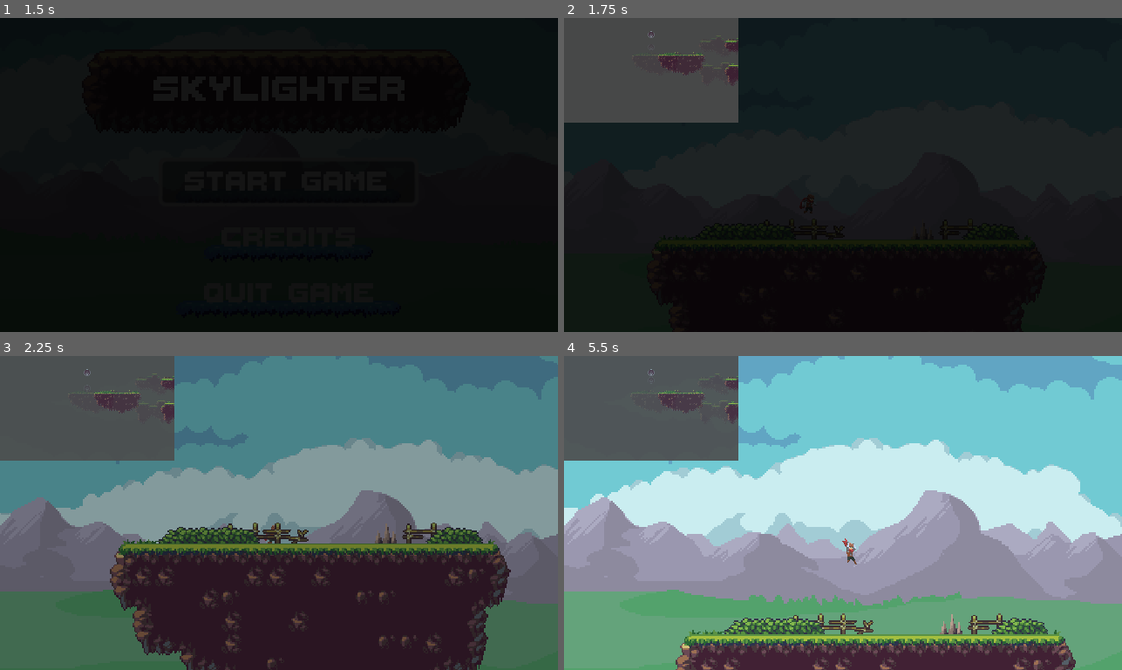
Above: before the commit, frames 1-4 (two rows, left to right).
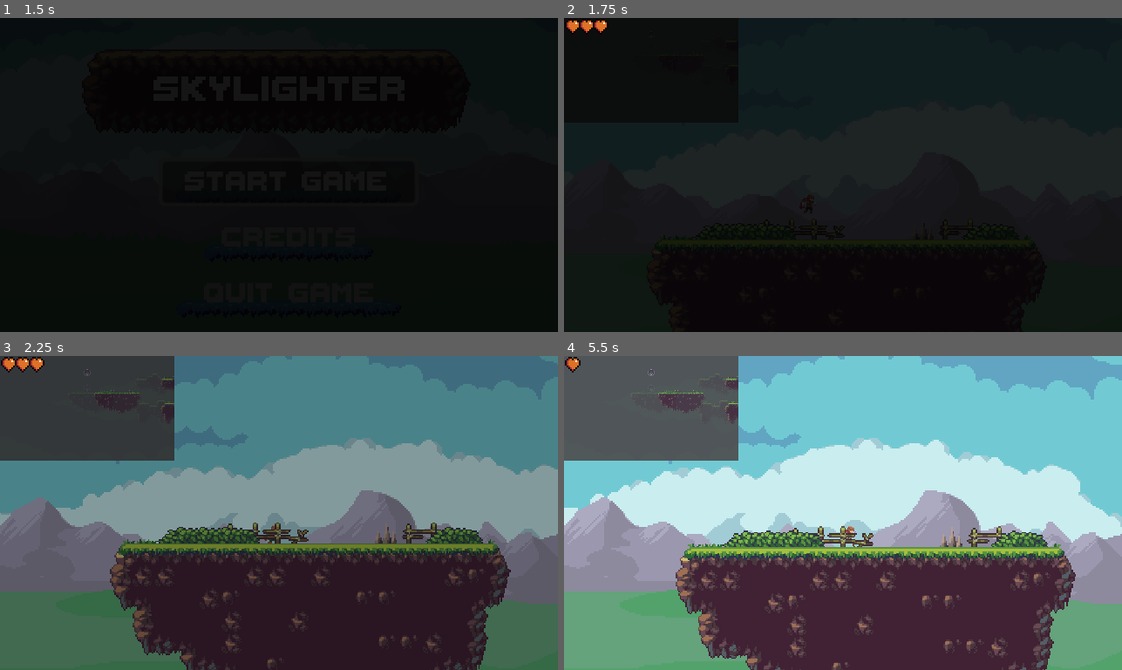
Above: after the commit, the same moments.

Repository: strangerthandev115/HackMT2024
Game: Godot game, scene res://scenes/main/main.tscn
Same seed, same stepped clock (60 frames per second), same inputs: the game is played once before the commit and once after it.
Inputs:
- Up to frame 1 (1.5 s): click "Start Game" at 0.5 s; click "Start Game" at 1.25 s
- Up to frame 2 (1.75 s): no input
- Up to frame 3 (2.25 s): hold D (right) from 2.03 s (still down); hold C (crouch) from 2.03 s (still down)
- Up to frame 4 (5.5 s): tap Space (jump) at 2.27, 2.57, 3.02, 3.05, 3.32, 3.6, 4.52, 4.82, 5.27, 5.3 s; tap F (die) at 2.3, 2.85, 4.55, 5.1 s; release C (crouch) at 2.78 s; release D (right) at 3.53 s; hold A (left) 3.53-4.28 s; hold C (crouch) 3.53-4.28 s; hold D (right) from 4.28 s (still down); tap C (crouch) at 4.35 s

Frame 1 is identical in both runs. In frame 2, 10% of the frame differs, in the area x 0-32%, y 0-34%; in frame 3, 9.3%; in frame 4, 24%, in the area x 0-92%, y 0-100%.
Error in both runs: Cannot call method 'find_child' on a null value. (res://scenes/minimap/minimap.gd:8)

Commit message:
hearts and hurt

Diff:
--- /dev/null
+++ b/scenes/lives/heart.gd
@@ -0,0 +1,39 @@
+extends CanvasLayer
+
+#@onready var player = find_parent("world").find_child("Player")
+@onready var player = find_parent("Player")
+
+# Number of hearts in a row
+const HEART_ROW_SIZE = 8
+
+# space between hearts (including heart width)
+const HEART_OFFSET = 8
+
+func _ready():
+	for i in player.max_lives:
+		new_heart()
+
+# Called every frame. 'delta' is the elapsed time since the previous frame.
+func _process(delta):
+	# find the heart that might not be full.
+	print(player.lives)
+	var last_heart = floor(player.lives)
+
+
+	for heart in $hearts.get_children():
+		var index = heart.get_index()
+
+		if index > last_heart:
+			heart.frame = 1
+		elif index < last_heart:
+			heart.frame = 0
+
+func new_heart():
+	var newheart = Sprite2D.new()
+	newheart.texture = $hearts.texture
+	newheart.hframes = $hearts.hframes
+	$hearts.add_child(newheart)
+	var index = newheart.get_index()
+	var x = (index % HEART_ROW_SIZE) * HEART_OFFSET
+	var y = floor(index / HEART_ROW_SIZE) * HEART_OFFSET
+	newheart.position = Vector2(x, y)
--- /dev/null
+++ b/scenes/lives/lives.tscn
@@ -0,0 +1,14 @@
+[gd_scene load_steps=3 format=3 uid="uid://cccrv3thxjg41"]
+
+[ext_resource type="Script" path="res://scenes/lives/heart.gd" id="1_m6ilc"]
+[ext_resource type="Texture2D" uid="uid://cqlaj5c3rkbpw" path="res://assets/textures/other/hearts.png" id="2_fivho"]
+
+[node name="CanvasLayer" type="CanvasLayer"]
+script = ExtResource("1_m6ilc")
+
+[node name="hearts" type="Sprite2D" parent="."]
+light_mask = 2
+visibility_layer = 2
+position = Vector2(5, 5)
+texture = ExtResource("2_fivho")
+hframes = 2
--- a/scenes/player/player.gd
+++ b/scenes/player/player.gd
@@ -7,6 +7,7 @@
 @export var jump_velocity = 200
 @export var max_jumps = 2
 @export var start_position = Vector2(160, 50)
+@export var max_lives = 3
 
 @onready var crouch_shapecast = $CrouchShapeCast2D
 @onready var cshape = $CollisionShape2D
@@ -16,8 +17,9 @@
 
 var speed = main_speed
 var jump_num = max_jumps
+var lives = max_lives
 var is_crouching = false
-var is_alive = true
+var can_move = true
 var stuck_under_object = false
 
 var standing_cshape = preload("res://scenes/player/StandingCollisionShape.tres")
@@ -37,17 +39,31 @@
 		position = start_position
 	#print(position)
 	if Input.is_action_just_pressed("die"):
+		hurt()
+
+func hurt():
+	can_move = false
+	lives -= 1
+	anim.set("parameters/is_alive/transition_request", "hurt") #hurt
+
+func check_life():
+	if lives < 1:
 		die()
+		return
+	$Hurt.play()
+	can_move = true
+	anim.set("parameters/is_alive/transition_request", "alive") #hurt
 
 func die():
-	pass
-	#$Death.play() # 0.4
-	#is_alive = false
-	#anim.set("parameters/is_alive/transition_request", "dead") #die
+	#pass
+	$Death.play()
+	can_move = false
+	anim.set("parameters/is_alive/transition_request", "dead") #die
 
 
 func respawn():
-	is_alive = true
+	can_move = true
+	lives = max_lives
 	anim.set("parameters/is_alive/transition_request", "alive") #alive
 	position = start_position
 
@@ -66,7 +82,7 @@
 		jump_num = max_jumps #reset number of jumps if on floor
 
 	#jumping mechanics
-	if Input.is_action_just_pressed("jump") && jump_num > 0 && !is_crouching && is_alive:
+	if Input.is_action_just_pressed("jump") && jump_num > 0 && !is_crouching && can_move:
 		$Jump.play()
 		velocity.y = -jump_velocity
 		jump_num -= 1
@@ -79,7 +95,7 @@
 	#horixontal movement mechanics
 	#horizontal direction is between -1 and 1 both or neither is 0
 	var horizontal_direction = Input.get_action_strength("right") - Input.get_action_strength("left")
-	if is_alive:
+	if can_move:
 		velocity.x += speed * horizontal_direction #adds the speed times direction to velocity
 		velocity.x -= velocity.x * (drag*delta)
 	else:
@@ -90,7 +106,7 @@
 	elif velocity.x < -terminal_velocity:
 		velocity.x = -terminal_velocity
 
-	if horizontal_direction != 0 && is_alive: #flip animation if moving
+	if horizontal_direction != 0 && can_move: #flip animation if moving
 		switch_direction(horizontal_direction)
 
 
--- a/scenes/player/player.tscn
+++ b/scenes/player/player.tscn
@@ -1,7 +1,8 @@
-[gd_scene load_steps=42 format=3 uid="uid://b0iwhan3emqtq"]
+[gd_scene load_steps=45 format=3 uid="uid://b0iwhan3emqtq"]
 
 [ext_resource type="SpriteFrames" uid="uid://dhg7152veu8rl" path="res://scenes/player/player_frames.tres" id="1_fgoj4"]
 [ext_resource type="Script" path="res://scenes/player/player.gd" id="1_lsbkp"]
+[ext_resource type="PackedScene" uid="uid://cccrv3thxjg41" path="res://scenes/lives/lives.tscn" id="2_73gsv"]
 [ext_resource type="Shape2D" uid="uid://bjs6uxtqlgw1q" path="res://scenes/player/CrouchCollisionShape.tres" id="3_ruosv"]
 [ext_resource type="Shape2D" uid="uid://2nydl5rx8vi2" path="res://scenes/player/StandingCollisionShape.tres" id="4_ces4e"]
 [ext_resource type="Texture2D" uid="uid://c6vbh6pla1oyt" path="res://assets/textures/other/particle.png" id="5_38dyt"]
@@ -11,6 +12,7 @@
 [ext_resource type="AudioStream" uid="uid://ndm1pvu2yt22" path="res://assets/audio/player_fall_out_death(fade).mp3" id="9_nt1ch"]
 [ext_resource type="AudioStream" uid="uid://dpieadfwgo3ws" path="res://assets/audio/player_death.mp3" id="10_365ue"]
 [ext_resource type="AudioStream" uid="uid://dn1j6t00x2k6c" path="res://assets/audio/fanfare_endpoint.wav" id="11_k6uif"]
+[ext_resource type="AudioStream" uid="uid://3gx2atj3sqb7" path="res://assets/audio/player_hurt.mp3" id="11_v5i1e"]
 
 [sub_resource type="Animation" id="Animation_54lqy"]
 length = 0.001
@@ -206,18 +208,18 @@
 }
 
 [sub_resource type="Animation" id="Animation_olx0v"]
-length = 0.8
-tracks/0/type = "value"
-tracks/0/imported = false
-tracks/0/enabled = true
-tracks/0/path = NodePath("AnimatedSprite2D:frame")
-tracks/0/interp = 1
-tracks/0/loop_wrap = true
-tracks/0/keys = {
-"times": PackedFloat32Array(0, 0.2, 0.4, 0.6),
-"transitions": PackedFloat32Array(1, 1, 1, 1),
-"update": 1,
-"values": [0, 1, 2, 3]
+length = 0.4
+tracks/0/type = "value"
+tracks/0/imported = false
+tracks/0/enabled = true
+tracks/0/path = NodePath("AnimatedSprite2D:frame")
+tracks/0/interp = 1
+tracks/0/loop_wrap = true
+tracks/0/keys = {
+"times": PackedFloat32Array(0, 0.2),
+"transitions": PackedFloat32Array(1, 1),
+"update": 1,
+"values": [0, 1]
 }
 tracks/1/type = "value"
 tracks/1/imported = false
@@ -230,6 +232,20 @@
 "transitions": PackedFloat32Array(1),
 "update": 1,
 "values": ["hurt"]
+}
+tracks/2/type = "method"
+tracks/2/imported = false
+tracks/2/enabled = true
+tracks/2/path = NodePath(".")
+tracks/2/interp = 1
+tracks/2/loop_wrap = true
+tracks/2/keys = {
+"times": PackedFloat32Array(0.4),
+"transitions": PackedFloat32Array(1),
+"values": [{
+"args": [],
+"method": &"check_life"
+}]
 }
 
 [sub_resource type="Animation" id="Animation_ymrfi"]
@@ -357,6 +373,9 @@
 [sub_resource type="AnimationNodeAnimation" id="AnimationNodeAnimation_elch2"]
 animation = &"death"
 
+[sub_resource type="AnimationNodeAnimation" id="AnimationNodeAnimation_2n7vc"]
+animation = &"hurt"
+
 [sub_resource type="AnimationNodeAnimation" id="AnimationNodeAnimation_ixa2u"]
 animation = &"idle"
 
@@ -372,9 +391,12 @@
 input_0/name = "alive"
 input_0/auto_advance = false
 input_0/reset = true
-input_1/name = "dead"
+input_1/name = "hurt"
 input_1/auto_advance = false
 input_1/reset = true
+input_2/name = "dead"
+input_2/auto_advance = false
+input_2/reset = true
 
 [sub_resource type="AnimationNodeAnimation" id="AnimationNodeAnimation_rpot6"]
 animation = &"falling"
@@ -416,30 +438,33 @@
 input_1/reset = true
 
 [sub_resource type="AnimationNodeBlendTree" id="AnimationNodeBlendTree_7hmb2"]
+graph_offset = Vector2(-165.662, -11.0262)
 nodes/air_crouch/node = SubResource("AnimationNodeTransition_wfhvm")
-nodes/air_crouch/position = Vector2(240, 380)
+nodes/air_crouch/position = Vector2(240, 500)
 "nodes/crouch 2/node" = SubResource("AnimationNodeAnimation_ntpq2")
-"nodes/crouch 2/position" = Vector2(60, 340)
+"nodes/crouch 2/position" = Vector2(60, 500)
 nodes/crouching/node = SubResource("AnimationNodeAnimation_wc61a")
 nodes/crouching/position = Vector2(-340, 120)
 nodes/death/node = SubResource("AnimationNodeAnimation_elch2")
-nodes/death/position = Vector2(60, 200)
+nodes/death/position = Vector2(60, 340)
+nodes/hurt/node = SubResource("AnimationNodeAnimation_2n7vc")
+nodes/hurt/position = Vector2(60, 200)
 nodes/idle/node = SubResource("AnimationNodeAnimation_ixa2u")
 nodes/idle/position = Vector2(-320, -60)
 nodes/in_air_state/node = SubResource("AnimationNodeTransition_v13v0")
-nodes/in_air_state/position = Vector2(420, 240)
+nodes/in_air_state/position = Vector2(420, 380)
 nodes/is_alive/node = SubResource("AnimationNodeTransition_520ir")
 nodes/is_alive/position = Vector2(240, 120)
 nodes/jump/node = SubResource("AnimationNodeStateMachine_vf8js")
-nodes/jump/position = Vector2(40, 520)
+nodes/jump/position = Vector2(40, 640)
 nodes/movement/node = SubResource("AnimationNodeTransition_scxjp")
 nodes/movement/position = Vector2(60, 0)
-nodes/output/position = Vector2(620, 280)
+nodes/output/position = Vector2(620, 380)
 nodes/run/node = SubResource("AnimationNodeAnimation_qpqge")
 nodes/run/position = Vector2(-320, 320)
 nodes/static_crouching/node = SubResource("AnimationNodeTransition_pi4tb")
 nodes/static_crouching/position = Vector2(-180, -40)
-node_connections = [&"air_crouch", 0, &"crouch 2", &"air_cro …(93 unchanged characters)… ive", 0, &"movement", &"is_alive", 1, &"death", &"movement", 0, &"static_crouchi …(130 unchanged characters)…
+node_connections = [&"air_crouch", 0, &"crouch 2", &"air_cro …(93 unchanged characters)… ive", 0, &"movement", &"is_alive", 1, &"hurt", &"is_alive", 2, &"death", &"movement", 0, &"static_crouchi …(130 unchanged characters)…
 
 [sub_resource type="CanvasItemMaterial" id="CanvasItemMaterial_gruwm"]
 particles_animation = true
@@ -456,6 +481,8 @@
 collision_mask = 129
 script = ExtResource("1_lsbkp")
 metadata/player = false
+
+[node name="Lives" parent="." instance=ExtResource("2_73gsv")]
 
 [node name="AnimatedSprite2D" type="AnimatedSprite2D" parent="."]
 position = Vector2(0, -17.5)
@@ -552,9 +579,14 @@
 volume_db = -10.576
 pitch_scale = 1.3
 
+[node name="Hurt" type="AudioStreamPlayer" parent="."]
+stream = ExtResource("11_v5i1e")
+volume_db = -10.5
+pitch_scale = 1.3
+
 [node name="Death" type="AudioStreamPlayer" parent="."]
 stream = ExtResource("10_365ue")
-volume_db = -10.576
+volume_db = -10.5
 pitch_scale = 1.3
 
 [node name="Win" type="AudioStreamPlayer" parent="."]
--- a/scenes/world/world.tscn
+++ b/scenes/world/world.tscn
@@ -87,6 +87,7 @@
 position = Vector2(160, 50)
 
 [node name="Minimap" parent="." instance=ExtResource("2_4plj8")]
+layer = 0
 
 [node name="TileMap" parent="." instance=ExtResource("2_wy1vo")]
 process_mode = 1
Not shown, removed: assets/audio/player_damage(trim).mp3.import
Not shown, added: assets/audio/player_hurt.mp3.import
Binary file added: assets/textures/other/hearts.png
Not shown, added: assets/textures/other/hearts.png.import
Not shown, changed: export_presets.cfg
Not shown, removed: assets/audio/player_damage(trim).mp3
Not shown, added: assets/audio/player_hurt.mp3
